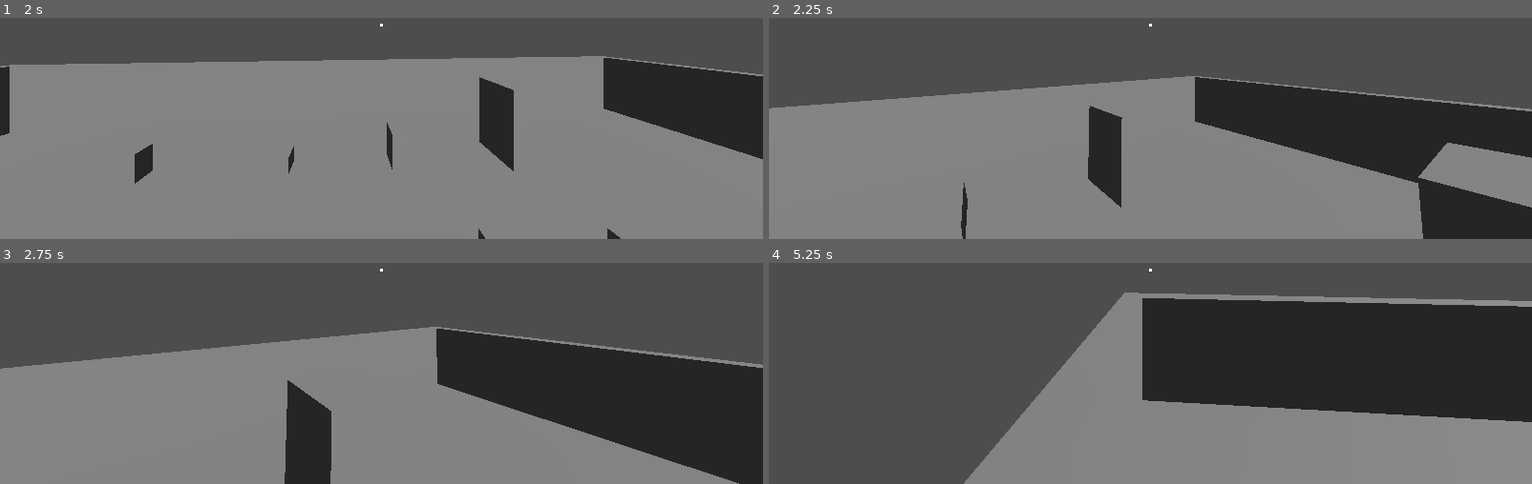
Above: before the commit, frames 1-4 (two rows, left to right).
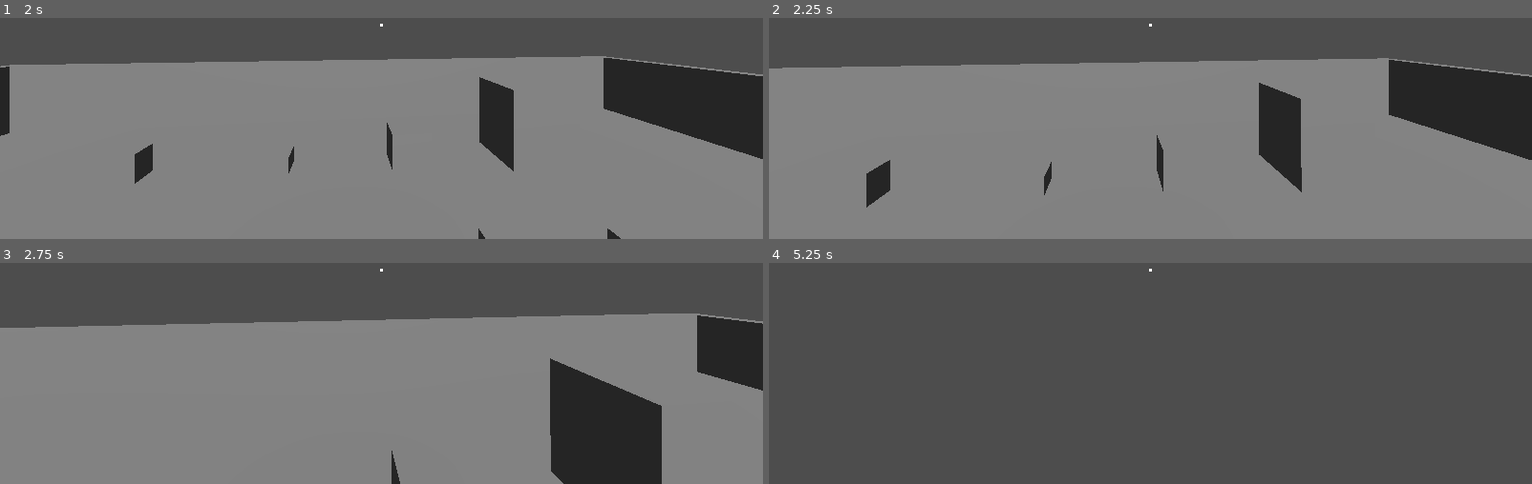
Above: after the commit, the same moments.

Repository: Pandasylum/A-Light-Left-Behind
Game: Godot game, scene res://core/main.tscn
Same seed, same stepped clock (60 frames per second), same inputs: the game is played once before the commit and once after it.
Inputs (mouse positions are in pixels of both pictures, inside the frame that each line leads up to):
- Up to frame 1 (2 s): tap Enter at 0.5 s; move the mouse to (419, 22) at 0.52 s; hold W (move_forward) 0.53-1.28 s; hold C (lock_camera) 0.53-1.28 s; click (419, 22) at 0.67 s; move the mouse to (228, 46) at 1.27 s; hold S (move_back) from 1.28 s (still down); tap Q (cycle_item) at 1.35 s; click (228, 46) at 1.42 s; tap C (lock_camera) at 1.55 s
- Up to frame 2 (2.25 s): move the mouse to (outside the picture) at 2.02 s; release S (move_back) at 2.03 s; hold W (move_forward) from 2.03 s (still down); hold G (drop_object) from 2.03 s (still down); click (outside the picture) at 2.17 s
- Up to frame 3 (2.75 s): keep holding W (move_forward); keep holding G (drop_object); tap C (lock_camera) at 2.3 s
- Up to frame 4 (5.25 s): move the mouse to (1142, 276) at 2.77 s; release G (drop_object) at 2.78 s; tap E (interact) at 2.85 s; click (1142, 276) at 2.92 s; tap C (lock_camera) at 3.05, 4.55 s; move the mouse to (1203, 276) at 3.52 s; hold C (lock_camera) 3.53-4.28 s; click (1203, 276) at 3.67 s; move the mouse to (outside the picture) at 4.27 s; release W (move_forward) at 4.28 s; hold A (move_left) 4.28-5.03 s; tap Mouse wheel up (rotate_left) at 4.35 s; click (outside the picture) at 4.42 s; move the mouse to (1158, 269) at 5.02 s; hold W (move_forward) from 5.03 s (still down); hold Mouse wheel down (rotate_right) from 5.03 s (still down); click (1158, 269) at 5.17 s

Frame 1 is identical in both runs. In frame 2, 27% of the frame differs, in the area x 0-100%, y 18-100%; in frame 3, 30%; in frame 4, 54%, in the area x 25-100%, y 13-100%.

Commit message:
lock_camera devient une bascule, relâchée à la perte de l'outil ou au changement d'objet tenu
Co-Authored-By: Claude Sonnet 5.5 <noreply@anthropic.com>
Claude-Session: https://claude.ai/code/session_01X2nfckgMeTqWLAgFHLnXbm

Diff:
--- a/game/systems/carry/carry_controller.gd
+++ b/game/systems/carry/carry_controller.gd
@@ -2,6 +2,9 @@
 extends Node
 ## Enfant de Player. Relie CarryInventory au monde : prise (Interactable PICK_UP ciblé), changement
 ## d'objet (cycle_item), dépôt (drop_object) délégué au PlacementController.
+
+## Émis quand l'objet en main change (prise, changement, dépôt).
+signal held_changed
 
 const HAND_OFFSET: Vector3 = Vector3(0.3, -0.25, -0.6)
 const LARGE_EXTRA_OFFSET: Vector3 = Vector3(-0.3, 0.05, -0.3) ## LARGE : plus centré
@@ -87,6 +90,7 @@
 	var body: Node3D = held_body()
 	if body == null or inventory.drop_object() == null:
 		return null
+	held_changed.emit()
 	return body
 
 
@@ -107,6 +111,7 @@
 ## automatiquement (main -> ceinture avant une prise) est traité par la boucle de ceinture :
 ## masqué, collision désactivée.
 func _refresh_visuals() -> void:
+	held_changed.emit()
 	var held: Node3D = inventory.held_ref() as Node3D
 	if held != null:
 		_attach(held)
--- a/game/systems/player/player.gd
+++ b/game/systems/player/player.gd
@@ -21,8 +21,10 @@
 @onready var sensor: InteractionSensor = $Head/InteractionSensor
 @onready var prompt: InteractionPrompt = $InteractionPrompt
 
-## Caméra figée (lock_camera maintenu) : le regard ne tourne plus, le curseur est libre dans la fenêtre.
+## Caméra figée (lock_camera, bascule) : le regard ne tourne plus, le curseur est libre dans la fenêtre.
 var camera_locked: bool = false
+
+var _skip_motion: bool = false ## ignore le 1er mouvement après le déverrouillage (pas de saut de caméra)
 
 var _start_position: Vector3
 var _step_hold: float = 0.0 ## s restantes sans gravité après un step-up (passage du bord de la marche)
@@ -41,10 +43,12 @@
 
 func _unhandled_input(event: InputEvent) -> void:
 	if event is InputEventMouseMotion and Input.mouse_mode == Input.MOUSE_MODE_CAPTURED:
-		look_by((event as InputEventMouseMotion).relative)
-	elif event.is_action(&"lock_camera"):
-		if not event.is_echo():
-			set_camera_locked(event.is_pressed())
+		if _skip_motion:
+			_skip_motion = false
+		else:
+			look_by((event as InputEventMouseMotion).relative)
+	elif event.is_action_pressed(&"lock_camera", false):
+		set_camera_locked(not camera_locked)
 	elif slow_walk_toggle and event.is_action_pressed(&"walk_slow", false):
 		_slow_walk_on = not _slow_walk_on
 	elif event.is_action_pressed(&"pause_menu"):
@@ -145,12 +149,13 @@
 		velocity = Vector3.ZERO
 
 
-## Fige ou libère la rotation de la caméra. Figée : curseur visible, confiné à la fenêtre
+## Fige ou libère la rotation de la caméra (bascule C ; relâché par ToolController). Figée : curseur visible, confiné à la fenêtre
 ## (les outils visent alors au curseur). Sans effet si la souris n'est pas capturée au départ.
 func set_camera_locked(locked: bool) -> void:
 	if locked == camera_locked or (locked and Input.mouse_mode != Input.MOUSE_MODE_CAPTURED):
 		return
 	camera_locked = locked
+	_skip_motion = not locked ## la recapture peut émettre un grand déplacement relatif
 	Input.mouse_mode = Input.MOUSE_MODE_CONFINED if locked else Input.MOUSE_MODE_CAPTURED
 
 
--- a/game/systems/tools/tool_controller.gd
+++ b/game/systems/tools/tool_controller.gd
@@ -32,7 +32,21 @@
 	_label.set_anchors_and_offsets_preset(Control.PRESET_TOP_RIGHT)
 	_label.grow_horizontal = Control.GROW_DIRECTION_BEGIN
 	_label.position += Vector2(-16.0, 16.0)
+	var carry: Node = _player.get_node_or_null(^"CarryController") if _player != null else null
+	if carry != null and carry.has_signal(&"held_changed"):
+		carry.connect(&"held_changed", on_held_item_changed)
 	equip(tool)
+
+
+## Point unique de relâchement : l'outil n'est plus tenu -> le verrou caméra est relâché.
+func set_tool_held(held: bool) -> void:
+	if not held and _player != null:
+		_player.set_camera_locked(false)
+
+
+## L'objet tenu a changé (prise = rangement de l'outil, changement, dépôt) : verrou relâché.
+func on_held_item_changed() -> void:
+	set_tool_held(false)
 
 
 ## Équipe un outil propre (null = retire l'outil).
@@ -40,6 +54,7 @@
 	tool = tool_data
 	state = ToolState.new(tool_data) if tool_data != null else null
 	_stroking = false
+	set_tool_held(tool_data != null)
 	_refresh_label()
 
 
--- a/game/tests/test_tools.gd
+++ b/game/tests/test_tools.gd
@@ -25,6 +25,7 @@
 	root.add_child(spike)
 	_test_controller(spike, sponge)
 	_test_bucket(spike, sponge)
+	_test_camera_lock(spike, sponge)
 	spike.free()
 
 	_measure_tour(sponge)
@@ -195,6 +196,57 @@
 	interactable.interact(bucket)
 	_check(controller.state == null, "seau sans outil tenu ou sans joueur : sans effet, sans erreur")
 	bucket.free()
+
+
+func _lock_press(player: Player) -> void:
+	var ev: InputEventAction = InputEventAction.new()
+	ev.action = &"lock_camera"
+	ev.pressed = true
+	player._unhandled_input(ev)
+	ev = InputEventAction.new()
+	ev.action = &"lock_camera"
+	ev.pressed = false
+	player._unhandled_input(ev) ## le relâchement ne change rien (bascule)
+
+
+## Headless : Input.mouse_mode reste VISIBLE (jamais CAPTURED), donc le verrouillage réel est refusé
+## par set_camera_locked ; l'état verrouillé est posé directement, le mode souris n'est pas vérifié.
+func _test_camera_lock(spike: Node3D, sponge: ToolData) -> void:
+	var player: Player = spike.get_node("Player") as Player
+	var controller: ToolController = player.get_node("ToolController") as ToolController
+	var carry: CarryController = player.get_node("CarryController") as CarryController
+	controller.equip(sponge)
+	_lock_press(player)
+	_check(not player.camera_locked, "lock_camera : refusé si la souris n'est pas capturée (headless)")
+	player.camera_locked = true
+	_lock_press(player)
+	_check(not player.camera_locked, "lock_camera : appui sur verrouillé = bascule off (relâchement de touche sans effet)")
+	player.camera_locked = true
+	controller.set_tool_held(true)
+	_check(player.camera_locked, "set_tool_held(true) : le verrou reste")
+	controller.equip(null)
+	_check(not player.camera_locked, "outil plus tenu : verrou relâché")
+	controller.equip(sponge)
+	player.camera_locked = true
+	controller.equip(sponge)
+	_check(player.camera_locked, "rééquiper l'outil tenu : le verrou reste")
+	# Prise d'un objet : l'objet tenu change (outil rangé) -> verrou relâché.
+	var item: TestItem = (load("res://props/test_item.tscn") as PackedScene).instantiate() as TestItem
+	var data: ItemData = ItemData.new()
+	data.id = &"lock_test"
+	data.category = ItemData.Category.SMALL
+	data.footprint = Vector2(0.1, 0.1)
+	data.height = 0.1
+	item.item_data = data
+	root.add_child(item)
+	carry.pick_up(item.get_node("Interactable") as Interactable)
+	_check(carry.held_data() == data, "objet pris")
+	_check(not player.camera_locked, "prise d'objet : verrou relâché")
+	player.camera_locked = true
+	carry.release_held()
+	_check(not player.camera_locked, "objet tenu change (dépôt) : verrou relâché")
+	item.free()
+	controller.equip(null)
 
 
 # --- Scène de vérification + mesures : coût par image du frottement dans le tour (188 faces) ---
Not shown, changed: docs/tech/SYSTEMS.md
